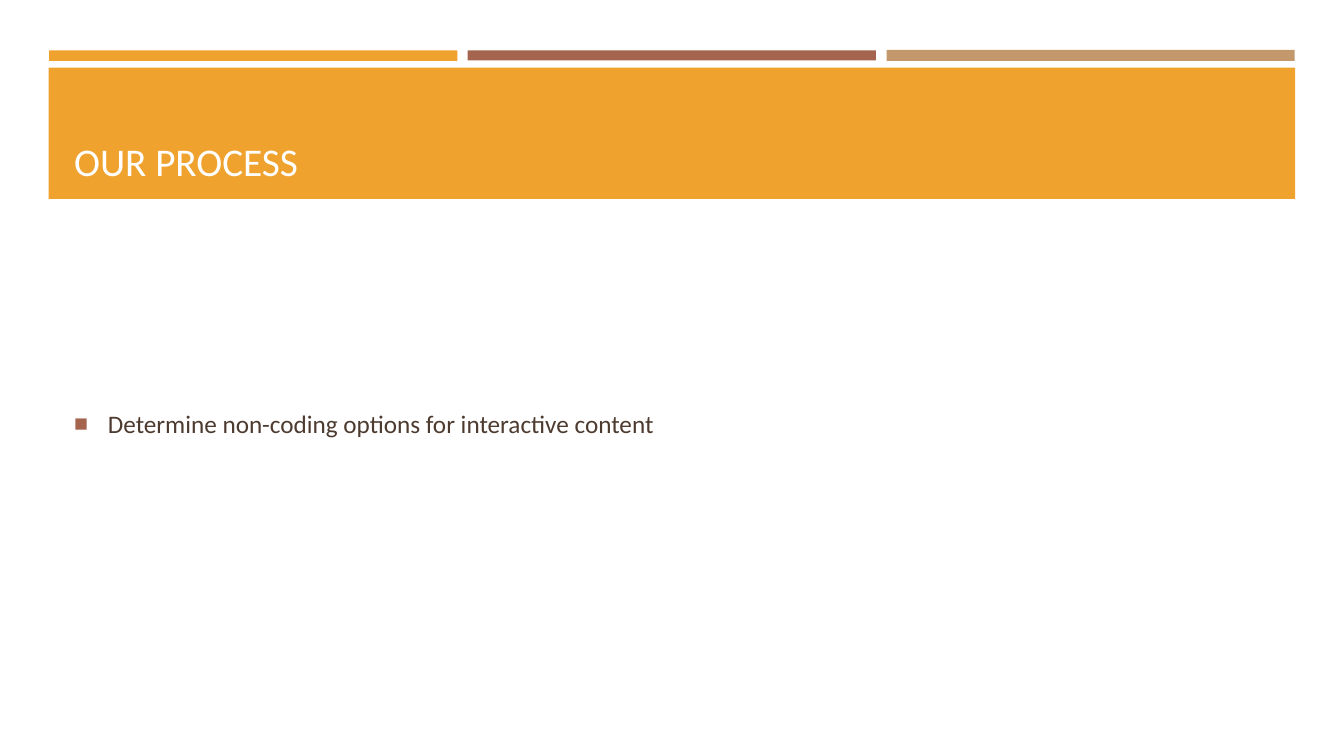
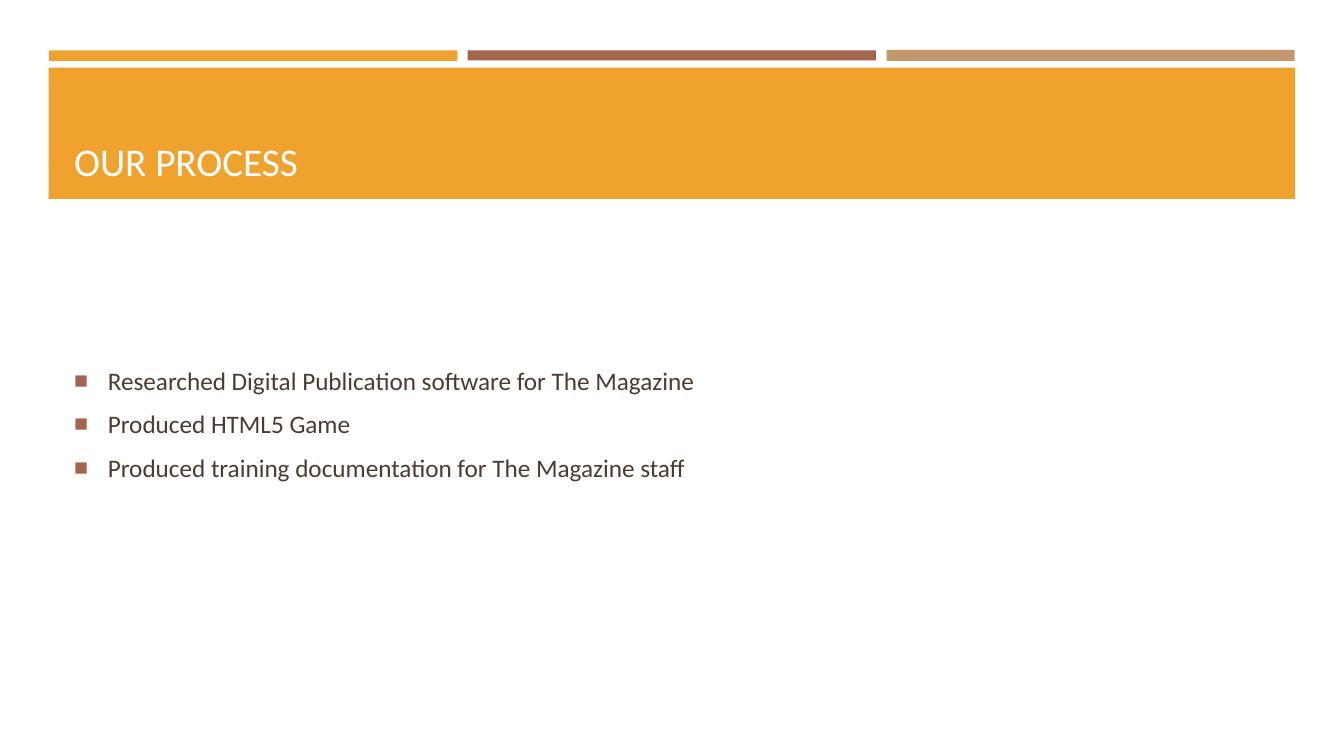
Before and after one commit to bryanerayner/eMagazinePrototype, a slide deck: slide 5 of The Magazine.pptx. Drawn at 1344x756 pixels with LibreOffice and Linux fonts; fonts in the diff are those of the drawing. Boxes give left, top, right and bottom in pixels: in the first picture for what was removed or moved away, otherwise in the second. Text is boxed around its words. In the diff, an @@ line names an element or a change of style, - is before the commit and + after.

```diff
--- a/The Magazine.pptx
+++ b/The Magazine.pptx
@@ text at box(108, 372, 694, 482): text changed @@
-■ Determine non-coding options for interactive content
+■ Researched Digital Publication software for The Magazine
+■ Produced HTML5 Game
+■ Produced training documentation for The Magazine staff
```
Also in this commit, not shown: 2 slides added, 1 slide removed.
